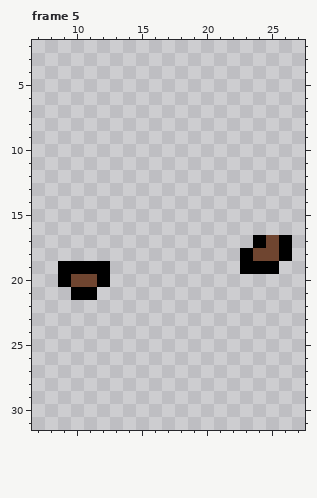
Two states of a pixel-art file, src/assets/images/own/characters/PlayerEquipment.aseprite. Above: the version before the commit.
32x32 pixels, 9 frames. Colours within 5 levels of each other are drawn and written as one. Shown: frame 5: x 7..27, y 2..31. The commit also changed other frames, which this record leaves out.
Now the later version:
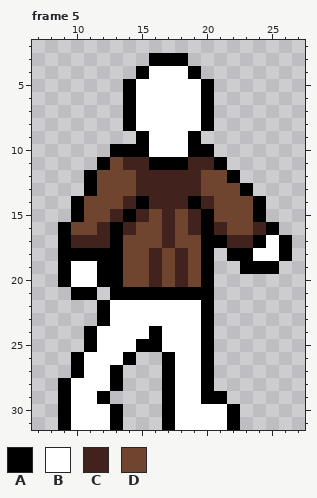
Palette (. is transparent): A #000000  B #ffffff  C #41221c  D #6f4530
The exact change:
layer "Layer 2" added
Frame 5, layers "Layer 1", "Layer 2":
The author put colour A in row 3 at x 16 to 18; in row 4 at x 15 and 19; in rows 5 to 8 at x 14 and 20; in row 9 at x 15 and 19; in row 10 at x 13 to 15 and 19 to 20; in row 11 at x 12, 16 to 18 and 21.
The author put colour A in row 12 at x 11 and 22; in row 13 at x 11 and 23; in row 14 at x 10, 15, 19 and 24; in row 15 at x 10, 14, 20 and 24; in row 16 at x 9, 13, 20 and 25; in row 17 at x 9, 13 and 20 to 21.
The author put colour A in row 18 at x 9 to 13, 20 and 22; in rows 19 to 20 at x 13 and 20; in row 21 at x 13 to 20; in rows 22 to 23 at x 12 and 20; in row 24 at x 11, 16 and 20; in row 25 at x 11, 15 to 16 and 20.
The author put colour A in row 26 at x 10, 14, 17 and 20; in row 27 at x 10, 13, 17 and 20; in row 28 at x 9, 13, 17 and 20; in row 29 at x 9, 12, 17 and 20 to 21; in rows 30 to 31 at x 9, 13, 17 and 22.
The author put colour B in row 4 at x 16 to 18; in rows 5 to 8 at x 15 to 19; in rows 9 to 10 at x 16 to 18; in rows 22 to 23 at x 13 to 19; in row 24 at x 12 to 15 and 17 to 19; in row 25 at x 12 to 14 and 17 to 19.
The author put colour B in row 26 at x 11 to 13 and 18 to 19; in row 27 at x 11 to 12 and 18 to 19; in row 28 at x 10 to 12 and 18 to 19; in row 29 at x 10 to 11 and 18 to 19; in rows 30 to 31 at x 10 to 12 and 18 to 21.
Colour A becomes colour B in row 19 at x 10 to 11.
Colour D becomes colour B in row 17 at x 25; in row 18 at x 24 to 25; in row 20 at x 10 to 11.
The author put colour C in row 11 at x 14 to 15 and 19 to 20; in rows 12 to 13 at x 15 to 19; in row 14 at x 14, 16 to 18 and 20; in row 15 at x 13, 15, 17 and 19; in row 16 at x 12, 14, 17, 19, 21 and 24; in row 17 at x 10 to 12, 17 and 22 to 23.
The author put colour C in rows 18 to 20 at x 16 and 18.
The author put colour D in row 11 at x 13; in row 12 at x 12 to 14 and 20 to 21; in row 13 at x 12 to 14 and 20 to 22; in row 14 at x 11 to 13 and 21 to 23; in row 15 at x 11 to 12, 16, 18 and 21 to 23; in row 16 at x 10 to 11, 15 to 16, 18 and 22 to 23.
The author put colour D in row 17 at x 14 to 16 and 18 to 19; in rows 18 to 20 at x 14 to 15, 17 and 19.
Pixel boxes of the changes (left, top, right, bottom) in both pictures:
changed: (58, 53, 279, 430)
